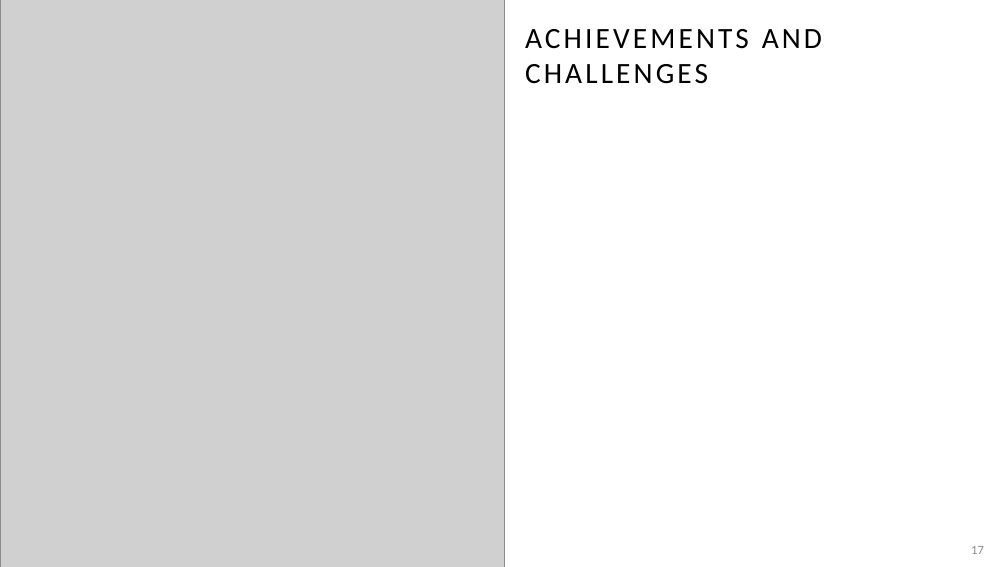
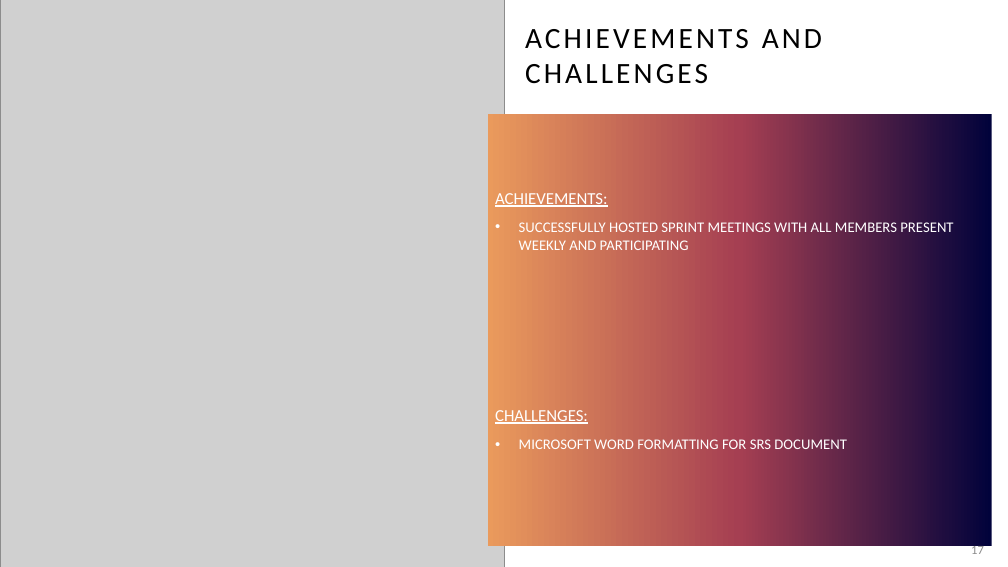
Before and after one commit to KL-3/CentRes, a slide deck: slide 17 of CentRes.pptx. Drawn at 1008x567 pixels with LibreOffice and Linux fonts; fonts in the diff are those of the drawing; grey boxes stand for pictures. Boxes give left, top, right and bottom in pixels: in the first picture for what was removed or moved away, otherwise in the second. Text is boxed around its words. In the diff, an @@ line names an element or a change of style, - is before the commit and + after.

Commit message:
Updated with achievements/challenges and FDP

```diff
--- a/CentRes.pptx
+++ b/CentRes.pptx
@@ text added at [488,113,992,546], fill gradient #01023B to #A53F52 to #EA9A5C, 14 pt, text #FFFFFF @@
+ACHIEVEMENTS:
+• SUCCESSFULLY HOSTED SPRINT MEETINGS WITH ALL MEMBERS PRESENT WEEKLY AND PARTICIPATING
+CHALLENGES:
+• MICROSOFT WORD FORMATTING FOR SRS DOCUMENT
```
Also in this commit, not shown: 1 other slide changed.
